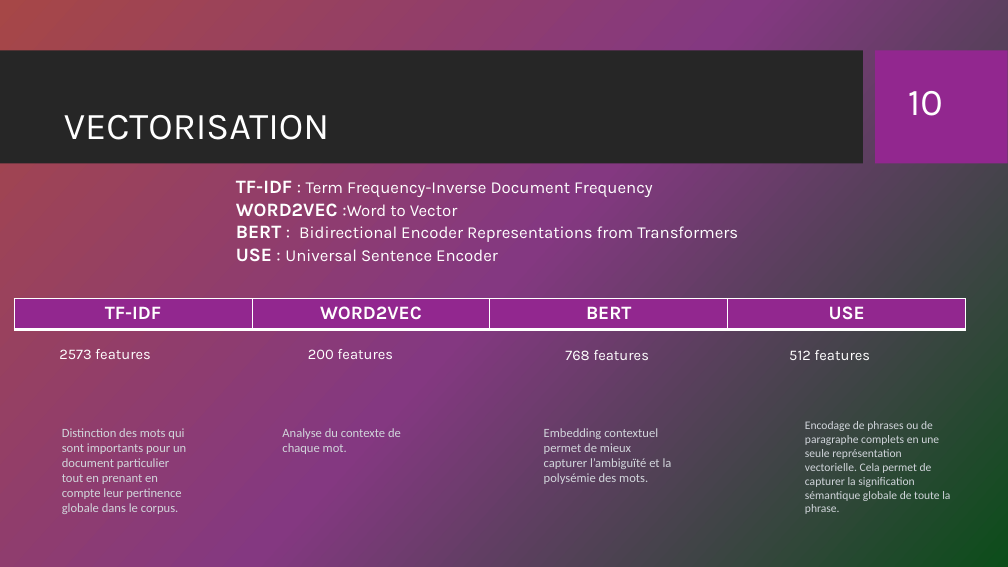
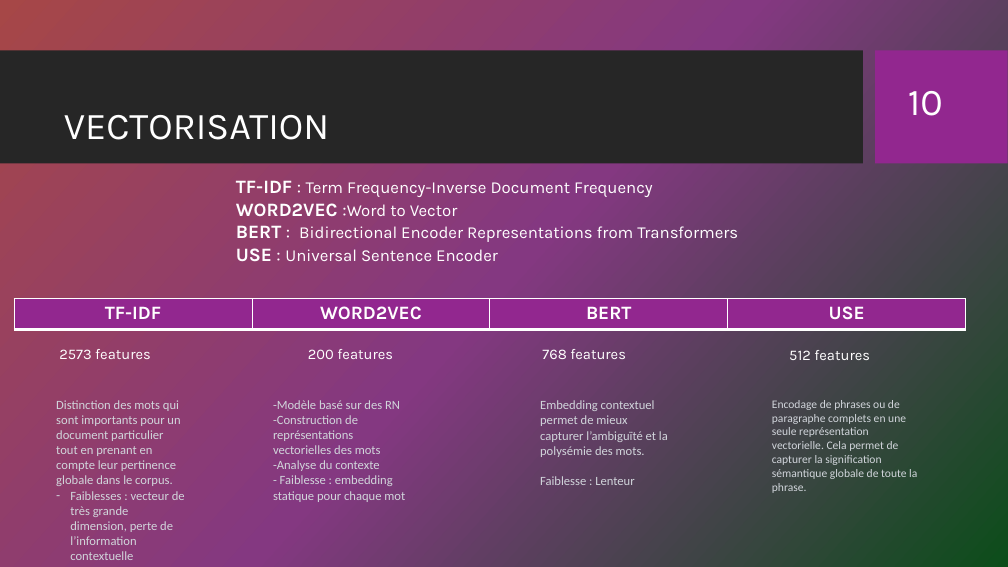
Before and after one commit to bachir151/Cat-gorisez-automatiquement-des-questions, a slide deck: slide 10 of Diedhiou_Ahmed_4_Presentation_072023.pptx. Drawn at 1008x567 pixels with LibreOffice and Linux fonts; fonts in the diff are those of the drawing; background and template pictures are left out. Boxes give left, top, right and bottom in pixels: in the first picture for what was removed or moved away, otherwise in the second. Text is boxed around its words. In the diff, an @@ line names an element or a change of style, - is before the commit and + after.

```diff
--- a/Diedhiou_Ahmed_4_Presentation_072023.pptx
+++ b/Diedhiou_Ahmed_4_Presentation_072023.pptx
@@ text "768 features": place and size @@
-text "768 features" at [565, 350, 649, 360]
+text "768 features" at [542, 349, 626, 359]
@@ text "Distinction des mots qui sont ...": place and size @@
-text "Distinction des mots qui sont ..." at [62, 428, 186, 514]
+text "Distinction des mots qui sont ..." at [56, 400, 185, 560]
@@ text at [273, 400, 405, 502]: text changed @@
-Analyse du contexte de chaque mot.
+-Modèle basé sur des RN
+-Construction de représentations vectorielles des mots
+-Analyse du contexte
+- Faiblesse : embedding statique pour chaque mot
@@ text "Embedding contextuel permet de mieux ...": place and size @@
-text "Embedding contextuel permet de mieux ..." at [544, 428, 672, 484]
+text "Embedding contextuel permet de mieux ..." at [540, 400, 668, 485]
@@ text "Encodage de phrases ou de ...": place and size @@
-text "Encodage de phrases ou de ..." at [805, 421, 950, 514]
+text "Encodage de phrases ou de ..." at [772, 400, 917, 493]
@@ text at [540, 476, 634, 485]: paragraph added @@
+Faiblesse : Lenteur
@@ text at [70, 491, 185, 560]: paragraph added @@
+– Faiblesses : vecteur de très grande dimension, perte de l’information contextuelle
```
Also in this commit, not shown: 6 other slides changed.
